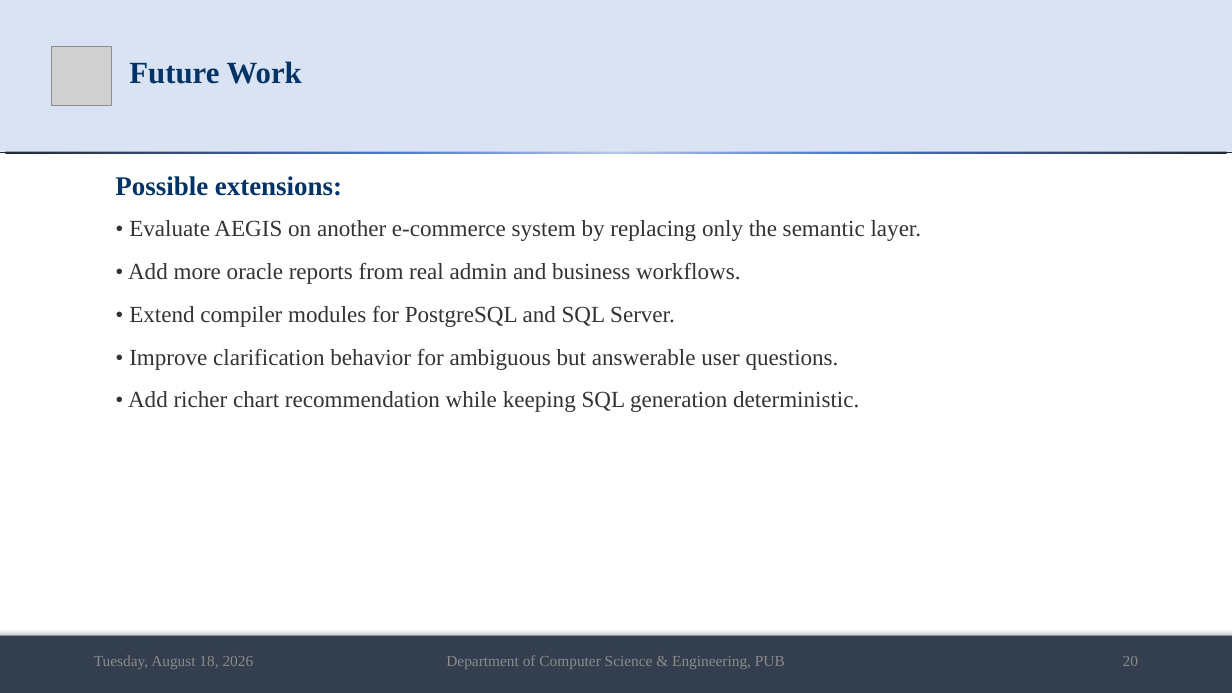
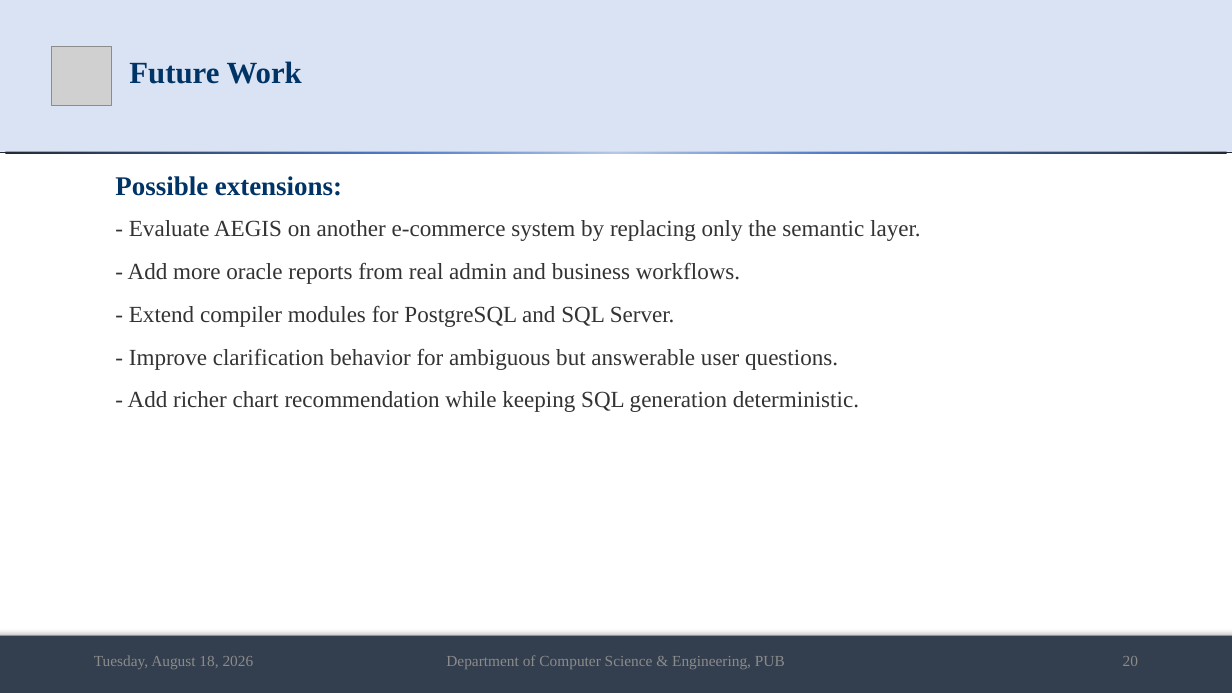
Before and after one commit to md-riaz/AEGIS-Research, a slide deck: slide 20 of docs/scripts/Md_Riaz_Final_Defense_0322310105101024.pptx. Drawn at 1232x693 pixels with LibreOffice and Linux fonts; fonts in the diff are those of the drawing; grey boxes stand for pictures. Boxes give left, top, right and bottom in pixels: in the first picture for what was removed or moved away, otherwise in the second. Text is boxed around its words. In the diff, an @@ line names an element or a change of style, - is before the commit and + after.

```diff
--- a/docs/scripts/Md_Riaz_Final_Defense_0322310105101024.pptx
+++ b/docs/scripts/Md_Riaz_Final_Defense_0322310105101024.pptx
@@ text at (x1=128, y1=220, x2=921, y2=412): text changed @@
-• Evaluate AEGIS on another e-commerce system by replacing only the semantic layer.
-• Add more oracle reports from real admin and business workflows.
-• Extend compiler modules for PostgreSQL and SQL Server.
-• Improve clarification behavior for ambiguous but answerable user questions.
-• Add richer chart recommendation while keeping SQL generation deterministic.
+- Evaluate AEGIS on another e-commerce system by replacing only the semantic layer.
+- Add more oracle reports from real admin and business workflows.
+- Extend compiler modules for PostgreSQL and SQL Server.
+- Improve clarification behavior for ambiguous but answerable user questions.
+- Add richer chart recommendation while keeping SQL generation deterministic.
```
Also in this commit, not shown: 12 other slides changed, 2 slides added, 2 slides removed, 15 other files.
